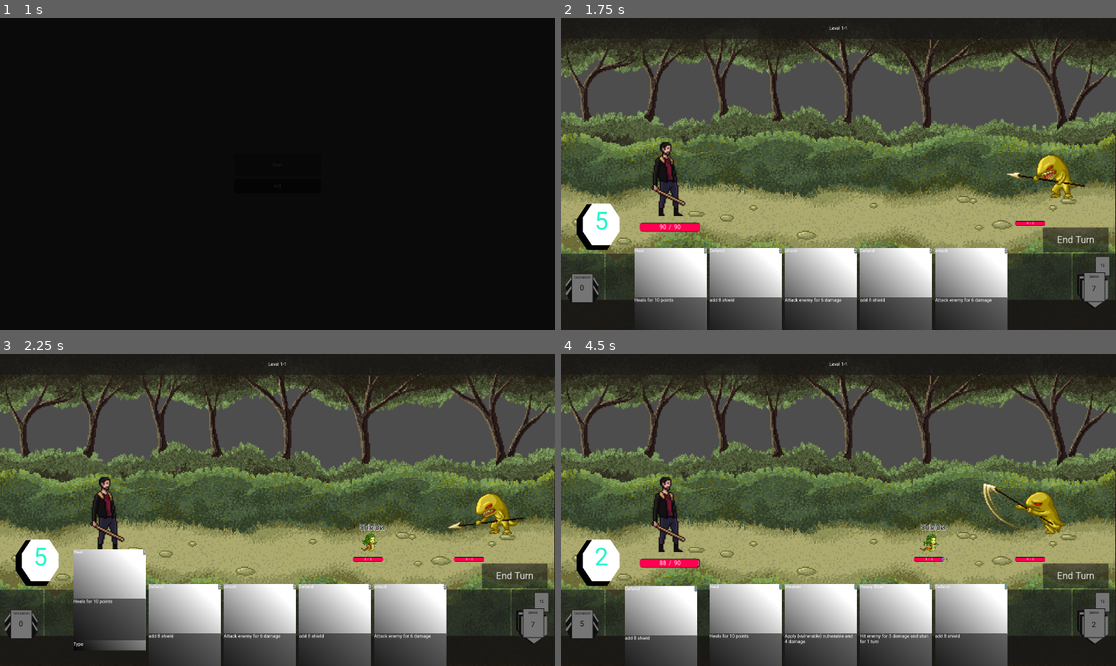
Above: before the commit, frames 1-4 (two rows, left to right).
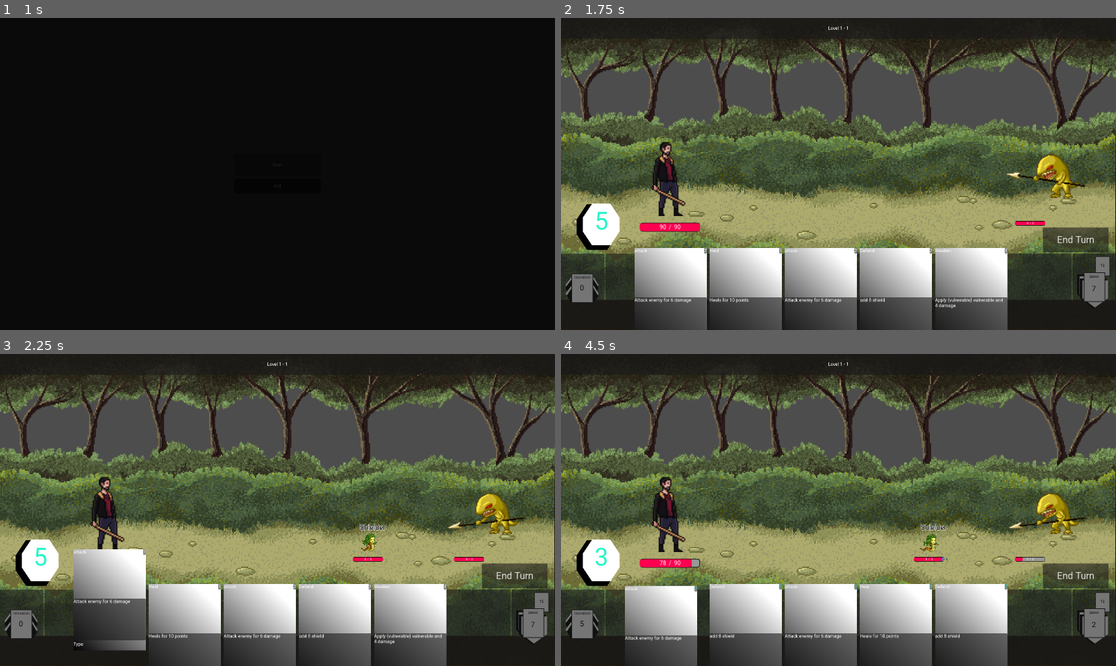
Above: after the commit, the same moments.

Repository: Leosten/card-game
Game: Godot game, scene res://main.tscn
Same seed, same stepped clock (60 frames per second), same inputs: the game is played once before the commit and once after it.
Inputs (mouse positions are in pixels of both pictures, inside the frame that each line leads up to):
- Up to frame 1 (1 s): click "Start" at 0.5 s
- Up to frame 2 (1.75 s): click "End Turn" at 1.25 s
- Up to frame 3 (2.25 s): click (111, 634) at 2.02 s
- Up to frame 4 (4.5 s): click "End Turn" at 2.75 s; click "End Turn" at 3.5 s; move the mouse to (1027, 544) at 4.27 s; click (1027, 544) at 4.42 s

Frame 1 is identical in both runs. In frame 2, 0.3% of the frame differs, in the area x 13-81%, y 2-94%; in frame 3, 0.3%; in frame 4, 1.6%, in the area x 6-95%, y 2-94%.

Commit message:
game loop working

Diff:
--- a/Manager/action_manager.gd
+++ b/Manager/action_manager.gd
@@ -52,7 +52,7 @@
 	cost_card_mana(battle_state, card.cost)
 	card_used.emit(card)
 
-func apply_enemy_action(battle_state: BattleState, action : MonsterAction, enemy : MonsterData):
+func apply_enemy_action(battle_state: BattleState, action : MonsterAction, enemy : Targetable):
 	enemy.acting.emit(action.type)
 	if (action.type == MonsterUtils.action_types.DAMAGE):
 		var final_damage = DamageUtils.calculate_final_damage(action.damage, battle_state.player_stats, enemy)
--- a/Manager/game_manager.gd
+++ b/Manager/game_manager.gd
@@ -4,6 +4,11 @@
 const UiManager = preload("res://Manager/ui_manager.gd")
 const PlayerStats = preload("res://Resources/Characters/player_stats.gd")
 const CharacterManager = preload("res://Manager/character_manager.gd")
+
+signal game_completed
+
+var max_current_level = 5
+var max_current_stage = 1
 
 var card_manager : CardManager
 var ui_manager : UiManager
@@ -69,5 +74,18 @@
 func _process(delta: float) -> void:
 	pass
 
+func victory_progress():
+	if current_stage == max_current_stage and current_level == max_current_level:
+		Events.game_completed.emit()
+		print("game completed")
+		return
+	if current_level == max_current_level:
+		current_level = 1
+		max_current_stage +=1
+		print("stage completed")
+		return
+	print("level progress")
+	current_level += 1
+
 func get_viewport_size():
 	return viewport_size
--- a/Manager/stage_manager.gd
+++ b/Manager/stage_manager.gd
@@ -44,7 +44,7 @@
 		if monster == null:
 			printerr("Cannot load monster data ressource %s" % str(monster_id))
 			return
-		stage_monsters.append(monster.duplicate())
+		stage_monsters.append(monster.duplicate(true))
 		print("stage monsters loaded")
 	return stage_monsters
 
@@ -72,7 +72,7 @@
 	for monster_id in possible_monsters[0]:
 			for monster_data : MonsterData in stage_monsters:
 				if monster_data.id == monster_id:
-					var monster_d = monster_data.duplicate()
+					var monster_d = monster_data.duplicate(true)
 					monster_d.battle_position = monster_index
 					level_monsters.append(monster_d)
 			monster_index += 1
--- a/Resources/Monsters/monster_action.gd
+++ b/Resources/Monsters/monster_action.gd
@@ -7,7 +7,7 @@
 @export var damage : int = 0
 @export var shield : int = 0
 
-func _init(p_name : String, p_type : MonsterUtils.action_types, p_damage: int, p_shield = 0):
+func _init(p_name : String = "", p_type : MonsterUtils.action_types = MonsterUtils.action_types.DAMAGE, p_damage: int = 0, p_shield = 0):
 	name = p_name
 	type = p_type
 	damage = p_damage
--- a/Utils/Status.gd
+++ b/Utils/Status.gd
@@ -7,7 +7,7 @@
 @export var duration_cumulative = false
 @export var quantity_cumulative = false
 
-func _init(p_quantity : int, quantity_cumulative: bool, p_duration: int, duration_cumulative: bool) -> void:
+func _init(p_quantity : int = 0, quantity_cumulative: bool = false, p_duration: int = 0, duration_cumulative: bool = false) -> void:
 	quantity = p_quantity
 	duration = p_duration
 	duration_cumulative = duration_cumulative
--- a/Utils/buff.gd
+++ b/Utils/buff.gd
@@ -4,6 +4,6 @@
 
 @export var type : StatusUtils.buffs
 
-func _init(p_type : StatusUtils.buffs, p_quantity : int, quantity_cumulative: bool, p_duration: int, duration_cumulative: bool) -> void:
+func _init(p_type : StatusUtils.buffs = StatusUtils.buffs.PERFECT_PROTECT, p_quantity : int = 0, quantity_cumulative: bool = false, p_duration: int = 0, duration_cumulative: bool = false) -> void:
 	super(p_quantity, quantity_cumulative, p_duration, duration_cumulative)
 	type = p_type
--- a/Utils/events.gd
+++ b/Utils/events.gd
@@ -7,3 +7,6 @@
 signal player_healed()
 signal player_buffed()
 signal player_shielded()
+
+signal next_battle
+signal game_completed
--- a/Utils/status_effect.gd
+++ b/Utils/status_effect.gd
@@ -4,6 +4,6 @@
 
 @export var type : StatusUtils.status_effects
 
-func _init(p_type : StatusUtils.status_effects, p_quantity : int, quantity_cumulative: bool, p_duration: int, duration_cumulative: bool) -> void:
+func _init(p_type : StatusUtils.status_effects = StatusUtils.status_effects.VULNERABLE, p_quantity : int = 0, quantity_cumulative: bool = false, p_duration: int = 0, duration_cumulative: bool = false) -> void:
 	super(p_quantity, quantity_cumulative, p_duration, duration_cumulative)
 	type = p_type
--- a/Utils/status_utils.gd
+++ b/Utils/status_utils.gd
@@ -25,7 +25,7 @@
 			target.statused.emit(effect)
 			return target
 		print("added effect")
-		target.status_effects.append(effect)
+		target.status_effects.append(effect.duplicate(true))
 		print(target.status_effects)
 		target.statused.emit(effect)
 	return target
--- a/View/Battle/character_stats_window.gd
+++ b/View/Battle/character_stats_window.gd
@@ -5,7 +5,7 @@
 var local_status: Array[StatusEffect]
 
 func update():
-	print("SHIELD VALUE FINAL: %s" % stats.shield)
+	#print("SHIELD VALUE FINAL: %s" % stats.shield)
 	if stats.shield > 0:
 		$VBoxContainer/HealthBar/ShieldBar.show()
 		$VBoxContainer/HealthBar/ShieldBar.value = stats.shield
@@ -20,13 +20,6 @@
 	$VBoxContainer/HealthBar/CenterContainer/HBoxContainer/Health.text = str(stats.health)
 	$VBoxContainer/HealthBar/CenterContainer/HBoxContainer/MaxHealth.text = str(stats.max_health)
 
-	#if stats.buffs.is_empty() == false:
-		#print("check buffs")
-		#local_buffs = stats.buffs
-		#for buff : Buff in stats.buffs:
-			#if buff not in local_buffs:
-				#var icon = GameManager.ui_manager.get_icon(buff.type).new()
-				#$BuffsGrid.add_child(icon)0
 	print("in update")
 	print(stats.status_effects)
 
--- a/View/Cards/card_hud.gd
+++ b/View/Cards/card_hud.gd
@@ -29,16 +29,14 @@
 func _ready() -> void:
 	card_animation_manager = CardAnimationManager.new()
 	card_hand_size = card_hand_anchor.get_rect()
-
 	card_animation_manager.hud_size = card_hand_size
 	add_child(card_animation_manager)
+	init_card_position()
+	start_battle()
+
+func start_battle():
 	player_draw_value = GameManager.battle_state.player_stats.draw_value
 	init_player_deck()
-	init_card_position()
-	draw_cards(player_draw_value)
-	display_hand()
-	update_piles_count()
-
 
 func _process(_delta: float) -> void:
 	pass
--- /dev/null
+++ b/View/Menu/victory_window.gd
@@ -0,0 +1,17 @@
+extends Node
+
+var battle_state : BattleState = GameManager.get_battle_state()
+# Called when the node enters the scene tree for the first time.
+func _ready() -> void:
+	pass # Replace with function body.
+
+
+# Called every frame. 'delta' is the elapsed time since the previous frame.
+func _process(delta: float) -> void:
+	pass
+
+
+func _on_next_button_pressed() -> void:
+	GameManager.victory_progress()
+	Events.next_battle.emit()
+	queue_free()
--- a/View/Menu/victory_window.tscn
+++ b/View/Menu/victory_window.tscn
@@ -1,4 +1,6 @@
 [gd_scene format=3 uid="uid://dhmemuamggp6x"]
+
+[ext_resource type="Script" uid="uid://dj4yr1obtwsw7" path="res://View/Menu/victory_window.gd" id="1_j7oqs"]
 
 [sub_resource type="Theme" id="Theme_k1dyt"]
 
@@ -10,6 +12,7 @@
 
 [node name="VictoryWindow" type="Control" unique_id=638174359]
 layout_mode = 3
+anchors_preset = 15
 anchor_right = 1.0
 anchor_bottom = 1.0
 offset_left = 173.0
@@ -20,6 +23,7 @@
 grow_vertical = 2
 size_flags_horizontal = 3
 size_flags_vertical = 3
+script = ExtResource("1_j7oqs")
 
 [node name="MarginContainer" type="MarginContainer" parent="." unique_id=1481245373]
 layout_mode = 1
@@ -96,7 +100,7 @@
 layout_mode = 2
 size_flags_horizontal = 3
 
-[node name="Button" type="Button" parent="MarginContainer/PanelContainer/VBoxContainer/PanelContainer2/HBoxContainer/CenterContainer" unique_id=117731986]
+[node name="IgnoreButton" type="Button" parent="MarginContainer/PanelContainer/VBoxContainer/PanelContainer2/HBoxContainer/CenterContainer" unique_id=117731986]
 custom_minimum_size = Vector2(200, 100)
 layout_mode = 2
 text = "IGNORE"
@@ -109,7 +113,9 @@
 layout_mode = 2
 size_flags_horizontal = 3
 
-[node name="Button" type="Button" parent="MarginContainer/PanelContainer/VBoxContainer/PanelContainer2/HBoxContainer/CenterContainer3" unique_id=1543220888]
+[node name="NextButton" type="Button" parent="MarginContainer/PanelContainer/VBoxContainer/PanelContainer2/HBoxContainer/CenterContainer3" unique_id=1543220888]
 custom_minimum_size = Vector2(200, 100)
 layout_mode = 2
 text = "NEXT"
+
+[connection signal="pressed" from="MarginContainer/PanelContainer/VBoxContainer/PanelContainer2/HBoxContainer/CenterContainer3/NextButton" to="." method="_on_next_button_pressed"]
--- a/battle.gd
+++ b/battle.gd
@@ -19,11 +19,12 @@
 
 @onready var card_hand_hud = $Hud/BottomHudRoot/CardHandHud
 @onready var mana_window = $ManaWindow
-@onready var level_display = $Hud/BottomHudRoot/BattleStats/HBoxContainer/PanelContainer/MarginContainer/CurrentLevelLabel
-
+@onready var level_display = $Hud/TopHudRoot/BattleStats/HBoxContainer/PanelContainer/MarginContainer/CurrentLevelLabel
+@onready var center_window = $Hud/CenterWindowRoot
 var card_clicked: CardData = null
 
 func _ready() -> void:
+	Events.next_battle.connect(start_battle)
 	card_hand_hud.card_clicked.connect(_on_card_clicked)
 	#todo: globals
 	viewport_size = get_viewport_rect().size
@@ -35,7 +36,6 @@
 
 	battle_state = GameManager.get_battle_state()
 	battle_state.player_stats.current_mana_changed.connect(on_mana_changed)
-	current_turn = 1
 	current_level = GameManager.current_level
 	current_stage = GameManager.current_stage
 
@@ -46,10 +46,15 @@
 	#card_hand_hud.update_displayed_hand_cost(battle_state)
 
 func start_battle():
-	#level_display.text = "Level " + str(current_stage) + " - " + str(current_level)
+	print("new battle current stage " , GameManager.current_stage, " - ", GameManager.current_level)
+	current_turn = 1
+	battle_state.replenish_player_mana()
+	level_display.text = "Level " + str(current_stage) + " - " + str(current_level)
 	update_player_mana()
 	get_level_monsters()
 	spawn_level_monsters()
+	card_hand_hud.start_battle()
+	card_hand_hud.new_turn()
 
 func _process(delta: float) -> void:
 	pass
@@ -122,6 +127,7 @@
 func check_monsters_dead():
 	if battle_state.level_monsters.is_empty() == true:
 		print("WIN all enemies dead")
+		card_hand_hud.discard_all()
 		victory()
 
 func update_player_mana():
@@ -150,5 +156,6 @@
 	enemy_turn = false
 
 func victory():
-
-	pass
+	var victory_screen = load("res://View/Menu/victory_window.tscn")
+	center_window.add_child(victory_screen.instantiate())
+	print("victory screen display")
--- a/battle.tscn
+++ b/battle.tscn
@@ -76,4 +76,12 @@
 layout_mode = 2
 text = "Level 1-1"
 
+[node name="CenterWindowRoot" type="CenterContainer" parent="Hud" unique_id=1211254239]
+anchors_preset = 15
+anchor_right = 1.0
+anchor_bottom = 1.0
+grow_horizontal = 2
+grow_vertical = 2
+mouse_filter = 2
+
 [connection signal="pressed" from="EndTurnButton" to="." method="_on_end_turn_button_pressed"]
Not shown, added: View/Menu/victory_window.gd.uid
